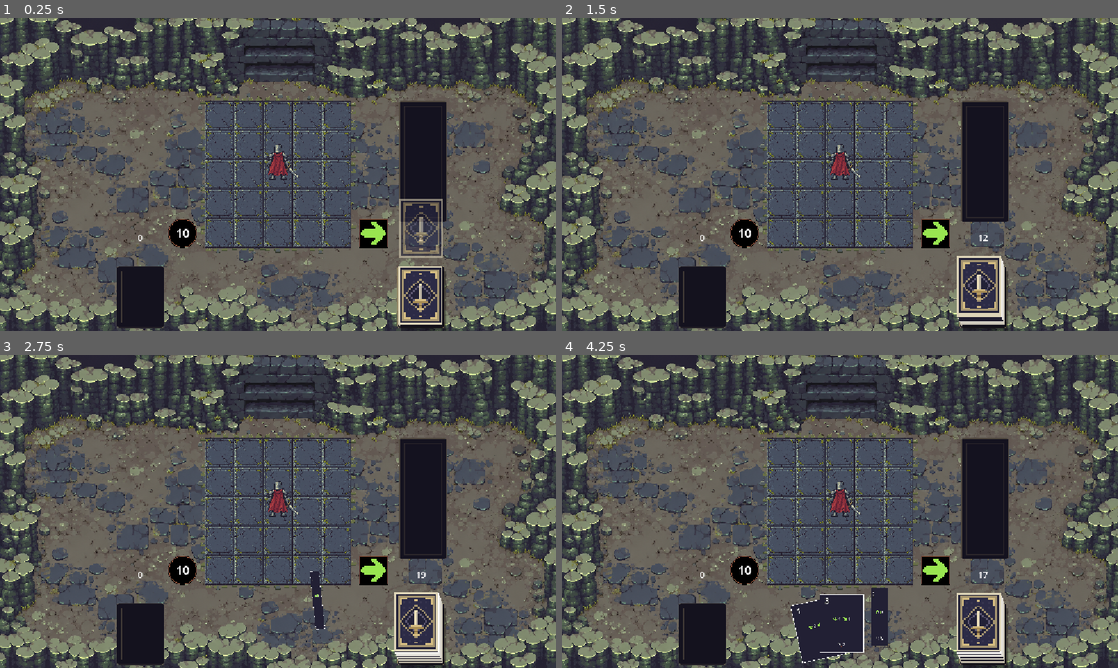
Above: before the commit, frames 1-4 (two rows, left to right).
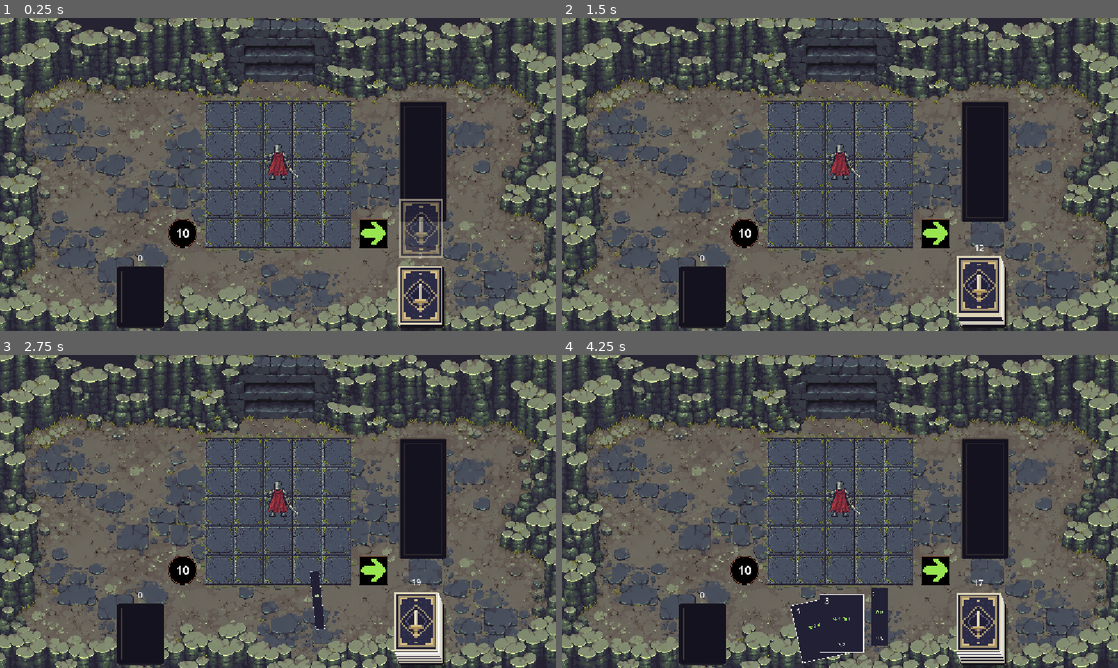
Above: after the commit, the same moments.

Repository: TheLizarditto/Foxtrot1Prototipo
Game: Godot game, scene res://Scenes/main.tscn
The game is run twice, just before and just after one commit, with the same random seed, the same clock (stepped at 60 frames per second) and the same inputs.
Inputs (mouse positions are in pixels of both pictures, inside the frame that each line leads up to):
- Up to frame 1 (0.25 s): no input
- Up to frame 2 (1.5 s): move the mouse to (962, 158) at 0.52 s; click (962, 158) at 0.67 s; move the mouse to (728, 190) at 1.27 s; click (728, 190) at 1.42 s
- Up to frame 3 (2.75 s): move the mouse to (333, 442) at 2.02 s; click (333, 442) at 2.17 s
- Up to frame 4 (4.25 s): move the mouse to (812, 574) at 2.77 s; click (812, 574) at 2.92 s; move the mouse to (1006, 558) at 3.52 s; click (1006, 558) at 3.67 s

The runs differ from the first frame. In frame 1, less than 0.1% of the frame differs, in the area x 24-77%, y 69-78%; in frame 2, less than 0.1%; in frame 3, less than 0.1%; in frame 4, less than 0.1%.

Commit message:
Feat: Eliminar carta de la cola + ajuste visual de fuente

Diff:
--- a/Scenes/mazo_descarte.tscn
+++ b/Scenes/mazo_descarte.tscn
@@ -12,9 +12,9 @@
 
 [node name="ContadorCartas" type="Label" parent="."]
 offset_left = -48.0
-offset_top = -142.0
+offset_top = -96.0
 offset_right = 48.0
-offset_bottom = -118.0
+offset_bottom = -72.0
 theme_override_font_sizes/font_size = 18
 text = "0"
 horizontal_alignment = 1
--- a/Scenes/mazo_robo.tscn
+++ b/Scenes/mazo_robo.tscn
@@ -11,9 +11,9 @@
 
 [node name="ContadorCartas" type="Label" parent="."]
 offset_left = -48.0
-offset_top = -142.0
+offset_top = -96.0
 offset_right = 48.0
-offset_bottom = -118.0
+offset_bottom = -72.0
 theme_override_font_sizes/font_size = 18
 text = "0"
 horizontal_alignment = 1
--- a/Scripts/pila_cartas.gd
+++ b/Scripts/pila_cartas.gd
@@ -7,6 +7,7 @@
 const DIRECCION_RELIEVE := Vector2(-0.38, -1.0)
 
 @export var es_descarte := false
+@onready var contador_cartas: Label = get_node_or_null("../ContadorCartas")
 var cantidad_visual := 0.0
 var cantidad_objetivo := 0
 var tween_altura: Tween
@@ -15,7 +16,7 @@
 
 
 func _ready() -> void:
-	queue_redraw()
+	_ajustar_altura(cantidad_visual)
 
 
 func actualizar(total: int, datos_superiores: Dictionary = {}, animar := true) -> void:
@@ -55,8 +56,12 @@
 
 func _ajustar_altura(total: float) -> void:
 	cantidad_visual = total
+	var cima := _desplazamiento_superior(total)
 	if carta_superior != null:
-		carta_superior.position = _desplazamiento_superior(total)
+		carta_superior.position = cima
+	if contador_cartas != null:
+		# Mantiene el contador centrado y a 8 px del borde superior de la pila.
+		contador_cartas.position = position + cima + Vector2(-contador_cartas.size.x / 2.0, -TAMANO.y / 2.0 - 8.0 - contador_cartas.size.y)
 	queue_redraw()
 
 
